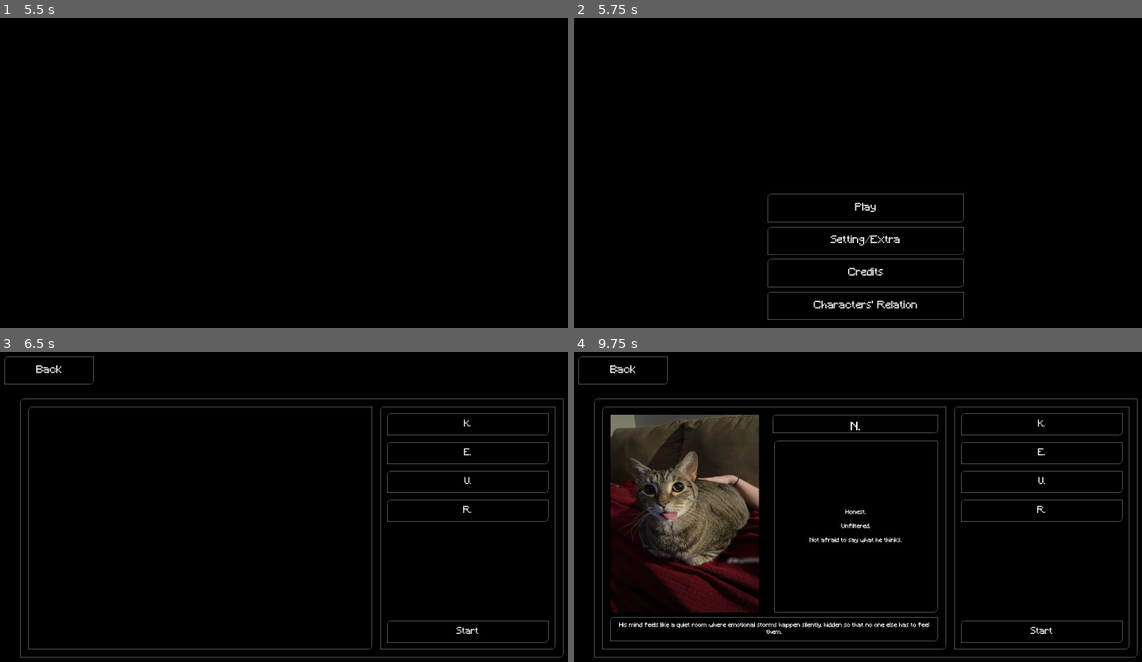
Above: before the commit, frames 1-4 (two rows, left to right).
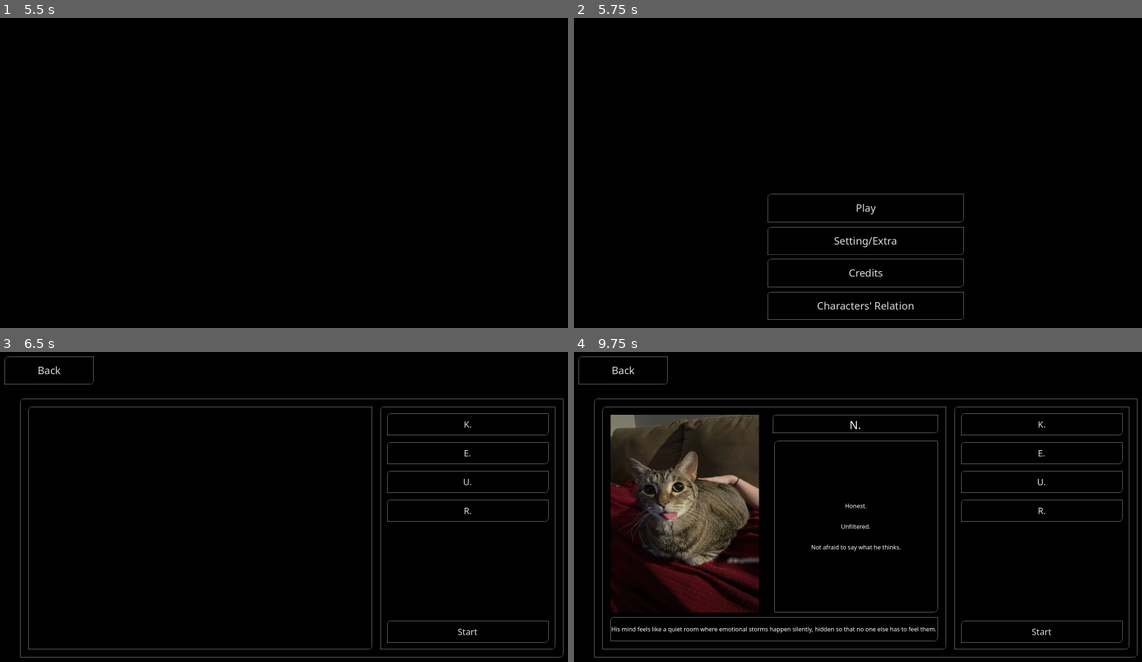
Above: after the commit, the same moments.

Repository: candydaisy/UntitledIllness
Game: Godot game, scene res://Scenes/Menus/Startscreen.tscn
Two runs of this game, one before a commit and one after it. Both use one fixed random seed, a clock stepped at 60 frames per second and the inputs below.
Inputs (mouse positions are in pixels of both pictures, inside the frame that each line leads up to):
- Up to frame 1 (5.5 s): tap Enter (dialog_process) at 0.5, 3.5 s; move the mouse to (420, 163) at 0.52 s; hold Right (ui_right) 0.53-1.25 s; hold Delete (dialog_deprocess) 0.53-1.25 s; click (420, 163) at 0.67 s; drag from (176, 197) to (261, 247) at 1.27 s; move the mouse to (352, 107) at 2.02 s; hold Right (ui_right) 2.03-2.75 s; tap C at 2.1 s; tap Space at 2.75 s; drag from (261, 247) to (113, 129) at 2.77 s; move the mouse to (471, 228) at 3.52 s; hold Left (ui_left) 3.53-4.25 s; tap 1 at 3.6 s; drag from (113, 129) to (204, 98) at 4.27 s; move the mouse to (323, 179) at 5.02 s; hold Down (ui_down) from 5.03 s (still down); tap N at 5.1 s; click (323, 179) at 5.17 s
- Up to frame 2 (5.75 s): keep holding Down (ui_down)
- Up to frame 3 (6.5 s): release Down (ui_down) at 5.75 s; click "Play" at 5.75 s
- Up to frame 4 (9.75 s): click "Start" at 6.5 s; click "Start" at 7.25 s; click "K." at 8 s; click "E." at 8.75 s; click "U." at 9.5 s

Frame 1 is identical in both runs. In frame 2, 0.8% of the frame differs, in the area x 42-61%, y 59-95%; in frame 3, 0.2%; in frame 4, 1.6%, in the area x 6-85%, y 4-92%.

Commit message:
Switch all text to Noto Sans with Noto Sans Thai fallback
Co-Authored-By: Claude Opus 5.5 <noreply@anthropic.com>

Diff:
--- /dev/null
+++ b/Assets/Fonts/noto.tres
@@ -0,0 +1,8 @@
+[gd_resource type="FontVariation" format=3]
+
+[ext_resource type="FontFile" path="res://Assets/Fonts/NotoSans-Regular.ttf" id="1_latin"]
+[ext_resource type="FontFile" path="res://Assets/Fonts/NotoSansThai-Regular.ttf" id="2_thai"]
+
+[resource]
+fallbacks = Array[Font]([ExtResource("2_thai")])
+base_font = ExtResource("1_latin")
--- a/Assets/Themes/default-theme.tres
+++ b/Assets/Themes/default-theme.tres
@@ -1,6 +1,6 @@
 [gd_resource type="Theme" format=3 uid="uid://dvwvv7aa2bjrb"]
 
-[ext_resource type="FontFile" uid="uid://b0h42nnbvyg5a" path="res://Assets/Fonts/Minecraft.ttf" id="1_37rqr"]
+[ext_resource type="FontVariation" path="res://Assets/Fonts/noto.tres" id="1_37rqr"]
 
 [sub_resource type="StyleBoxFlat" id="StyleBoxFlat_7hahl"]
 bg_color = Color(0, 0, 0, 0.5529412)
--- a/Assets/Themes/elysia_theme.tres
+++ b/Assets/Themes/elysia_theme.tres
@@ -1,6 +1,6 @@
 [gd_resource type="Theme" format=3 uid="uid://syw4q0x7dedm"]
 
-[ext_resource type="FontFile" uid="uid://b0h42nnbvyg5a" path="res://Assets/Fonts/Minecraft.ttf" id="1_font"]
+[ext_resource type="FontVariation" path="res://Assets/Fonts/noto.tres" id="1_font"]
 
 [sub_resource type="StyleBoxFlat" id="StyleBoxFlat_hover"]
 bg_color = Color(0.25, 0.02, 0.05, 0.32)
--- a/Assets/Themes/kay_theme.tres
+++ b/Assets/Themes/kay_theme.tres
@@ -1,6 +1,6 @@
 [gd_resource type="Theme" format=3 uid="uid://vi2r7ec5j2ph"]
 
-[ext_resource type="FontFile" uid="uid://b0h42nnbvyg5a" path="res://Assets/Fonts/Minecraft.ttf" id="1_font"]
+[ext_resource type="FontVariation" path="res://Assets/Fonts/noto.tres" id="1_font"]
 
 [sub_resource type="StyleBoxFlat" id="StyleBoxFlat_hover"]
 bg_color = Color(0.04, 0.06, 0.25, 0.32)
--- a/Assets/Themes/theme1.tres
+++ b/Assets/Themes/theme1.tres
@@ -1,6 +1,6 @@
 [gd_resource type="Theme" format=3 uid="uid://becm04wq40y7n"]
 
-[ext_resource type="FontFile" uid="uid://b0h42nnbvyg5a" path="res://Assets/Fonts/Minecraft.ttf" id="1_ky6mq"]
+[ext_resource type="FontVariation" path="res://Assets/Fonts/noto.tres" id="1_ky6mq"]
 [ext_resource type="StyleBox" uid="uid://1wglqfiuen7n" path="res://Assets/Themes/DialogSBF.tres" id="1_tp3fm"]
 
 [sub_resource type="StyleBoxFlat" id="StyleBoxFlat_tp3fm"]
--- a/Assets/Themes/ulyn_theme.tres
+++ b/Assets/Themes/ulyn_theme.tres
@@ -1,6 +1,6 @@
 [gd_resource type="Theme" format=3 uid="uid://b3jtan4wuqf1p"]
 
-[ext_resource type="FontFile" uid="uid://b0h42nnbvyg5a" path="res://Assets/Fonts/Minecraft.ttf" id="1_font"]
+[ext_resource type="FontVariation" path="res://Assets/Fonts/noto.tres" id="1_font"]
 
 [sub_resource type="StyleBoxFlat" id="StyleBoxFlat_hover"]
 bg_color = Color(0.25, 0.17, 0.03, 0.32)
--- a/Scenes/Dialog/dialog.tscn
+++ b/Scenes/Dialog/dialog.tscn
@@ -1,7 +1,7 @@
 [gd_scene format=3 uid="uid://cy5rt1lx5iqp0"]
 
 [ext_resource type="Script" uid="uid://bn685feysjf6w" path="res://Scenes/Dialog/dialog.gd" id="1_edf0l"]
-[ext_resource type="FontFile" uid="uid://b0h42nnbvyg5a" path="res://Assets/Fonts/Minecraft.ttf" id="1_irs7l"]
+[ext_resource type="FontVariation" path="res://Assets/Fonts/noto.tres" id="1_irs7l"]
 [ext_resource type="Theme" uid="uid://dvwvv7aa2bjrb" path="res://Assets/Themes/default-theme.tres" id="1_qa8q1"]
 [ext_resource type="PackedScene" uid="uid://xfvufrw0ho83" path="res://Scenes/Menus/Setting.tscn" id="4_qa8q1"]
 
--- a/Scenes/Menus/title_menu.tscn
+++ b/Scenes/Menus/title_menu.tscn
@@ -2,7 +2,7 @@
 
 [ext_resource type="Theme" uid="uid://dvwvv7aa2bjrb" path="res://Assets/Themes/default-theme.tres" id="1_1c0ri"]
 [ext_resource type="Script" uid="uid://bb36x8rop8f64" path="res://Scenes/Menus/menuUI.gd" id="1_y6n0q"]
-[ext_resource type="FontFile" uid="uid://b0h42nnbvyg5a" path="res://Assets/Fonts/Minecraft.ttf" id="2_b1p23"]
+[ext_resource type="FontVariation" path="res://Assets/Fonts/noto.tres" id="2_b1p23"]
 [ext_resource type="Script" uid="uid://yefw6hyhe7ww" path="res://Scenes/Menus/selections.gd" id="3_fjcmt"]
 [ext_resource type="Script" uid="uid://d01fxd863inow" path="res://Scenes/Menus/blink.gd" id="3_ox7fa"]
 [ext_resource type="Texture2D" uid="uid://b3sdplwwkjlef" path="res://Assets/Photos/UI/placeholder.jpg" id="4_8rxpg"]
--- a/Scenes/Minigames/get_up.tscn
+++ b/Scenes/Minigames/get_up.tscn
@@ -1,7 +1,7 @@
 [gd_scene format=3 uid="uid://csdr2dv0gqcy6"]
 
 [ext_resource type="StyleBox" uid="uid://1wglqfiuen7n" path="res://Assets/Themes/DialogSBF.tres" id="1_bst1h"]
-[ext_resource type="FontFile" uid="uid://b0h42nnbvyg5a" path="res://Assets/Fonts/Minecraft.ttf" id="2_61rfh"]
+[ext_resource type="FontVariation" path="res://Assets/Fonts/noto.tres" id="2_61rfh"]
 [ext_resource type="Texture2D" uid="uid://c5x0n0004ihms" path="res://Assets/Photos/Background/ceiling.jpg" id="3_rku81"]
 [ext_resource type="Script" uid="uid://bmn5ku2meycgq" path="res://Scenes/Minigames/get_up.gd" id="4_getup"]
 
--- /dev/null
+++ b/Tests/test_font.gd
@@ -0,0 +1,40 @@
+extends SceneTree
+## Noto everywhere: the shared font draws Latin and Thai, and nothing still
+## points at the old Minecraft font.
+## Run: godot --headless --path . -s res://Tests/test_font.gd
+
+func _initialize() -> void:
+	var font := load("res://Assets/Fonts/noto.tres") as Font
+	if font == null:
+		return fail("res://Assets/Fonts/noto.tres is missing")
+	if not font.has_char(ord("A")):
+		return fail("noto.tres has no Latin 'A'")
+	if not _has_char_with_fallbacks(font, ord("ก")):
+		return fail("noto.tres can't draw Thai 'ก' (fallback missing)")
+	for path in _scene_files("res://Assets") + _scene_files("res://Scenes"):
+		if "Minecraft.ttf" in FileAccess.get_file_as_string(path):
+			return fail("%s still uses Minecraft.ttf" % path)
+	print("PASS")
+	quit(0)
+
+
+func _has_char_with_fallbacks(font: Font, ch: int) -> bool:
+	if font.has_char(ch):
+		return true
+	for f in font.fallbacks:
+		if _has_char_with_fallbacks(f, ch):
+			return true
+	return false
+
+func _scene_files(dir: String) -> Array:
+	var out := []
+	for f in DirAccess.get_files_at(dir):
+		if f.ends_with(".tres") or f.ends_with(".tscn"):
+			out.append(dir.path_join(f))
+	for d in DirAccess.get_directories_at(dir):
+		out += _scene_files(dir.path_join(d))
+	return out
+
+func fail(reason: String) -> void:
+	print("FAIL: ", reason)
+	quit(1)
--- a/project.godot
+++ b/project.godot
@@ -27,6 +27,10 @@
 window/size/viewport_width=1600
 window/size/viewport_height=900
 window/stretch/mode="viewport"
+
+[gui]
+
+theme/custom_font="res://Assets/Fonts/noto.tres"
 
 [input]
 
Binary file added: Assets/Fonts/NotoSans-Regular.ttf
Not shown, added: Assets/Fonts/NotoSans-Regular.ttf.import
Binary file added: Assets/Fonts/NotoSansThai-Regular.ttf
Not shown, added: Assets/Fonts/NotoSansThai-Regular.ttf.import
Not shown, added: Assets/Fonts/OFL.txt
Not shown, added: Tests/test_font.gd.uid
